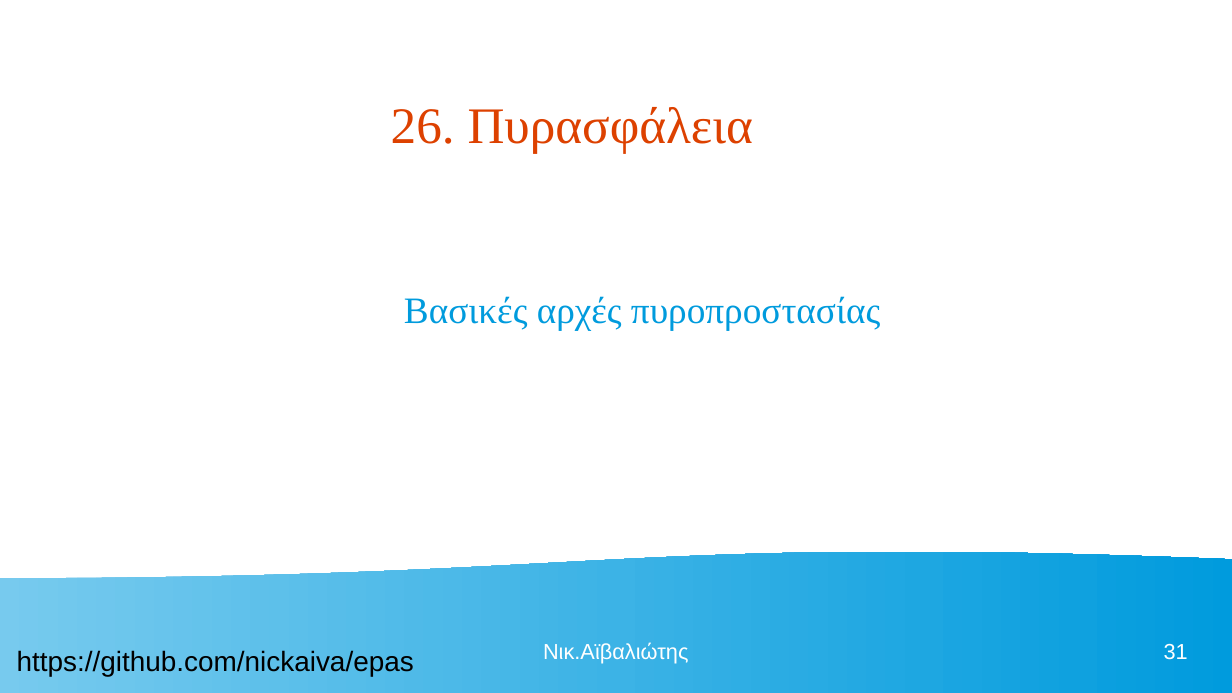
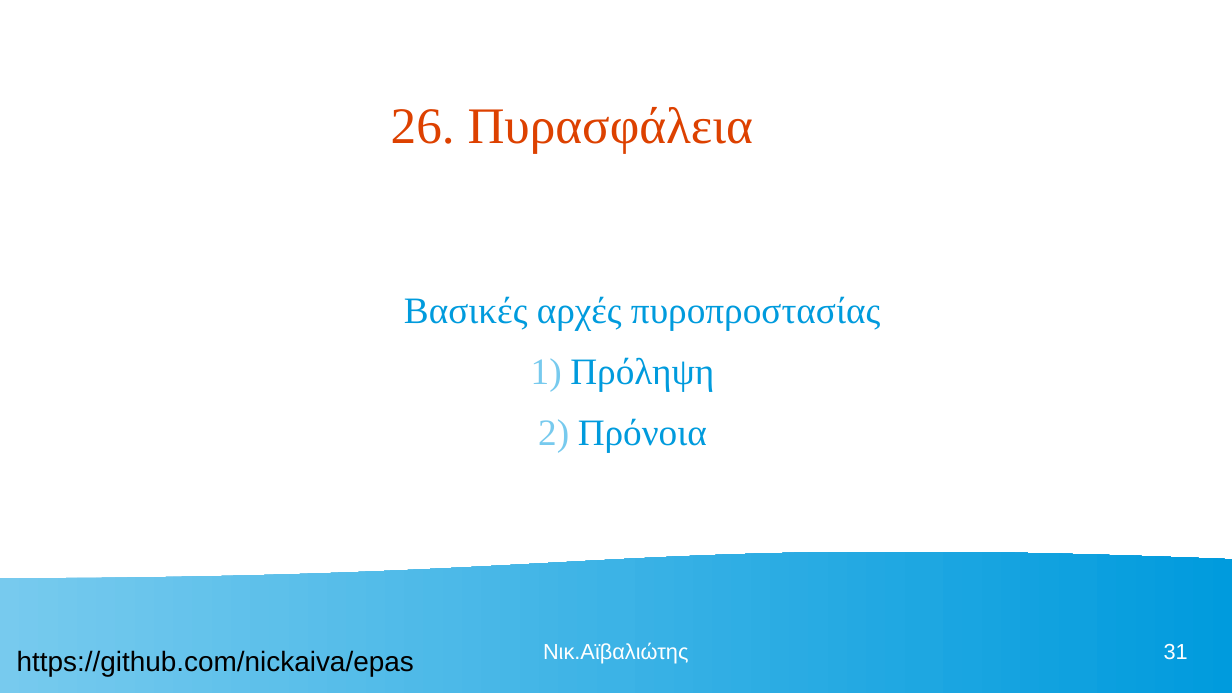
Before and after one commit to nickaiva/epas, a slide deck: slide 31 of ΠΕΡΙΒΑΛΛΟΝ ΕΡΓΑΣΙΑΣ.odp. Drawn at 1232x693 pixels with LibreOffice and Linux fonts; fonts in the diff are those of the drawing. Boxes give left, top, right and bottom in pixels: in the first picture for what was removed or moved away, otherwise in the second. Text is boxed around its words. In the diff, an @@ line names an element or a change of style, - is before the commit and + after.

```diff
--- a/ΠΕΡΙΒΑΛΛΟΝ ΕΡΓΑΣΙΑΣ.odp
+++ b/ΠΕΡΙΒΑΛΛΟΝ ΕΡΓΑΣΙΑΣ.odp
@@ text at box(570, 357, 714, 452): paragraphs added @@
+1) Πρόληψη
+2) Πρόνοια
```
Also in this commit, not shown: 24 other slides changed, 1 slide added, 1 other file.
